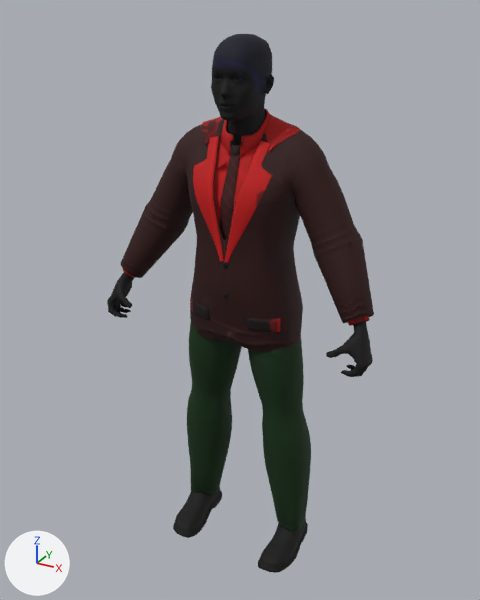
The glTF model assets/models/crowd_aa.glb: old version first, new version second.
One viewpoint serves both versions: a 50 mm lens placed at (1.02, -1.924, 1.958), pointed at (-0.024, -0.025, 1.009). Every picture has the same lights, and +X, +Y and +Z are marked at lower left. The picture after the commit comes second. Where no turn or scale is listed for an object, it has been applied to the vertices. Vertices at exactly the same position are counted once.

In view in the first picture: 'Body'.
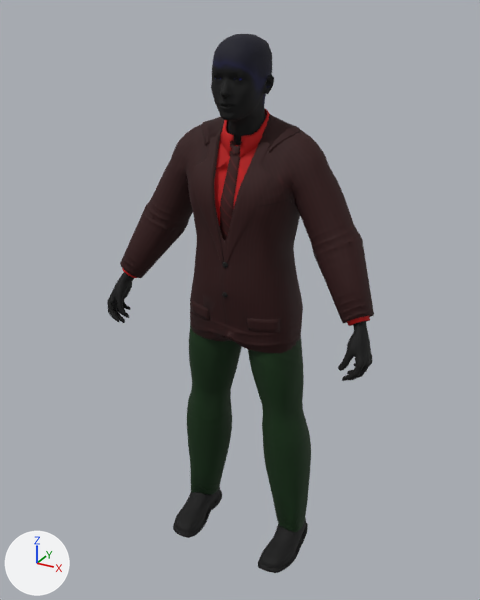
Location of each change, [x1, y1, x2, y2] in pixels of the pictures (480 x 600 px):
```json
{"part": 1, "of": "me_body", "change": "reshaped", "before": [107, 58, 373, 377], "after": [107, 47, 372, 381]}
{"part": 2, "of": "me_body", "change": "surface changed", "before": [107, 112, 371, 376], "after": [122, 112, 371, 366]}
```

Scene script edits in JSON lines:
```json
{"block": "me_body", "where": "# used by ob_body; location = (0.0, 0.0, 0.0)"}
{"op": "remove", "block": "me_body", "code": "me_body.from_pydata(...)  # 8233 vertices, 15211 faces; spans x -0.5..0.5, y -0.22..0.14, z 0.0..1.89"}
{"op": "add", "block": "me_body", "code": "me_body.from_pydata(...)  # 10122 vertices, 18888 faces; spans x -0.5..0.5, y -0.22..0.14, z 0.0..1.89"}
{"block": "me_body", "change": "me_body part 1: 133 vertices moved from x -0.49..0.49, y -0.2..-0.03, z 0.85..1.79 to x -0.49..0.49, y -0.2..-0.02, z 0.85..1.79; 359 vertices removed from x -0.5..0.5, y -0.2..0.08, z 0.85..1.79; 1163 vertices added at x -0.5..0.5, y -0.21..0.07, z 0.89..1.85"}
{"block": "me_body", "change": "me_body part 2: 2942 kept faces spanning x -0.5..0.5, y -0.2..0.07, z 0.91..1.79 get new texture (UV) coordinates"}
{"block": "me_body", "change": "other edits to the shape of me_body do not show in these pictures"}
```
